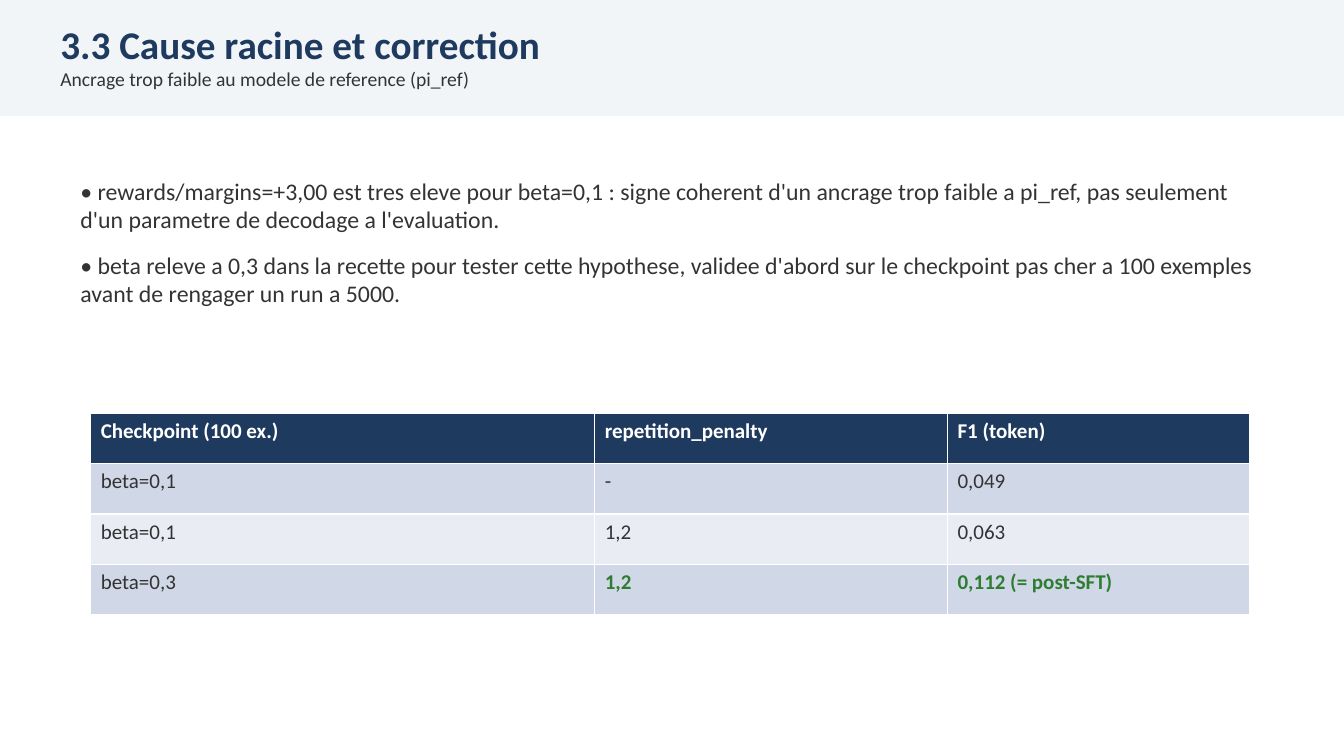
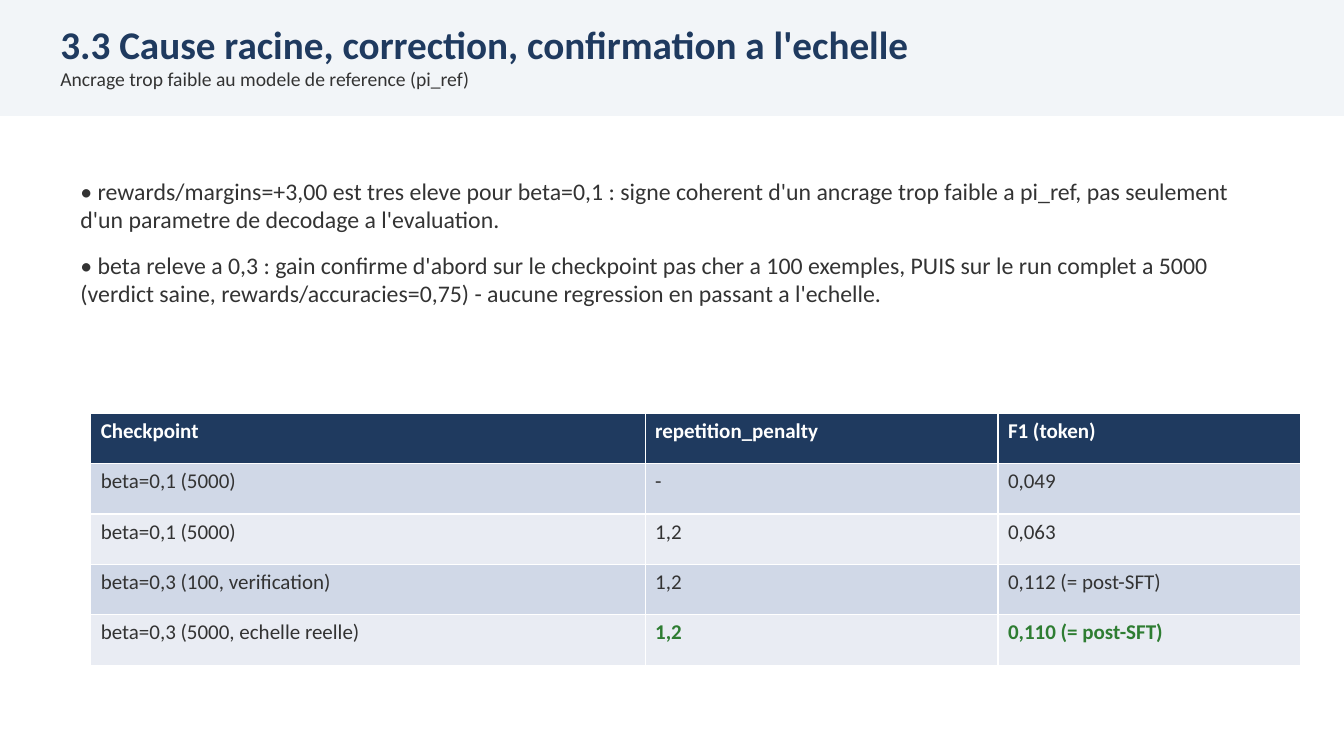
Before and after one commit to racemartin/m14_ocr, a slide deck: slide 13 of docs/00_cadrage/05_presentation_soutenance.pptx. Drawn at 1344x756 pixels with LibreOffice and Linux fonts; fonts in the diff are those of the drawing. Boxes give left, top, right and bottom in pixels: in the first picture for what was removed or moved away, otherwise in the second. Text is boxed around its words. In the diff, an @@ line names an element or a change of style, - is before the commit and + after.

Commit message:
fix(soutenance): refleter la confirmation DPO beta=0,3 a l'echelle reelle
Rebase sur main (commit local avance depuis le lancement de cette
branche) : le run complet a 5000 exemples avec beta=0,3 confirme
F1=0,110 (quasi identique au post-SFT, aucune regression par rapport
au checkpoint pas cher a 100). Met a jour les diapositives DPO
(run 5000, cause/correction, synthese, conclusions) pour retirer la
mention "a confirmer" devenue obsolete et citer les chiffres finaux.

```diff
--- a/docs/00_cadrage/05_presentation_soutenance.pptx
+++ b/docs/00_cadrage/05_presentation_soutenance.pptx
@@ text at <box>60,31,908,64</box>: text changed @@
-3.3 Cause racine et correction
+3.3 Cause racine, correction, confirmation a l'echelle
@@ text at <box>80,257,1207,306</box>: text changed @@
-• beta releve a 0,3 dans la recette pour tester cette hypothese, validee d'abord sur le checkpoint pas cher a 100 exemples avant de rengager un run a 5000.
+• beta releve a 0,3 : gain confirme d'abord sur le checkpoint pas cher a 100 exemples, PUIS sur le run complet a 5000 (verdict saine, rewards/accuracies=0,75) - aucune regression en passant a l'echelle.
@@ table at <box>91,413,1301,665</box> @@
-row 1: Checkpoint (100 ex.) | repetition_penalty | F1 (token)
-row 2: beta=0,1 | - | 0,049
-row 3: beta=0,1 | 1,2 | 0,063
-row 4: beta=0,3 | 1,2 | 0,112 (= post-SFT)
+row 1: Checkpoint | repetition_penalty | F1 (token)
+row 2: beta=0,1 (5000) | - | 0,049
+row 3: beta=0,1 (5000) | 1,2 | 0,063
+row 4: beta=0,3 (100, verification) | 1,2 | 0,112 (= post-SFT)
+row 5: beta=0,3 (5000, echelle reelle) | 1,2 | 0,110 (= post-SFT)
@@ table: place and size @@
-table at <box>91,413,1250,615</box>
+table at <box>91,413,1301,665</box>
```
Also in this commit, not shown: 5 other slides changed, 1 other file.
